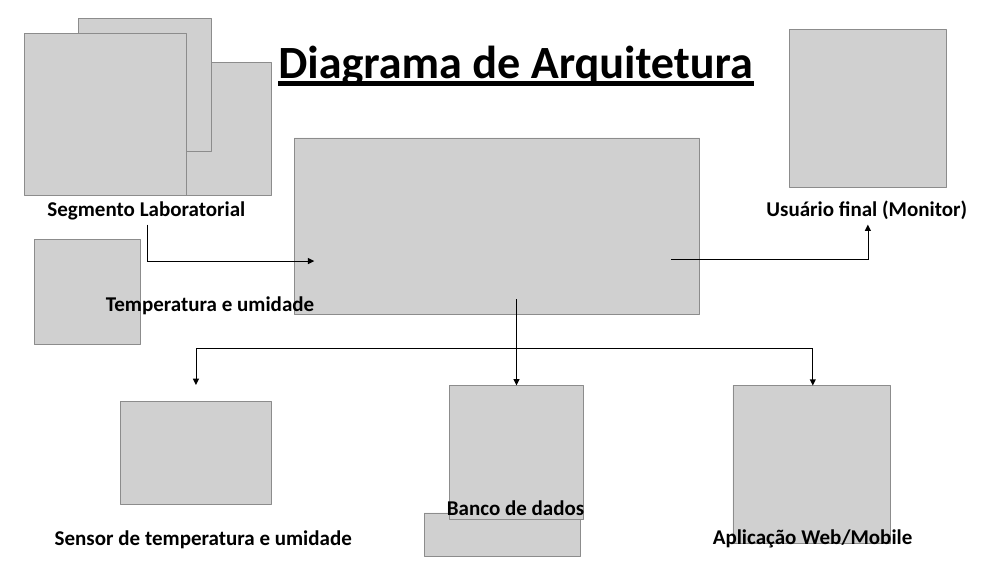
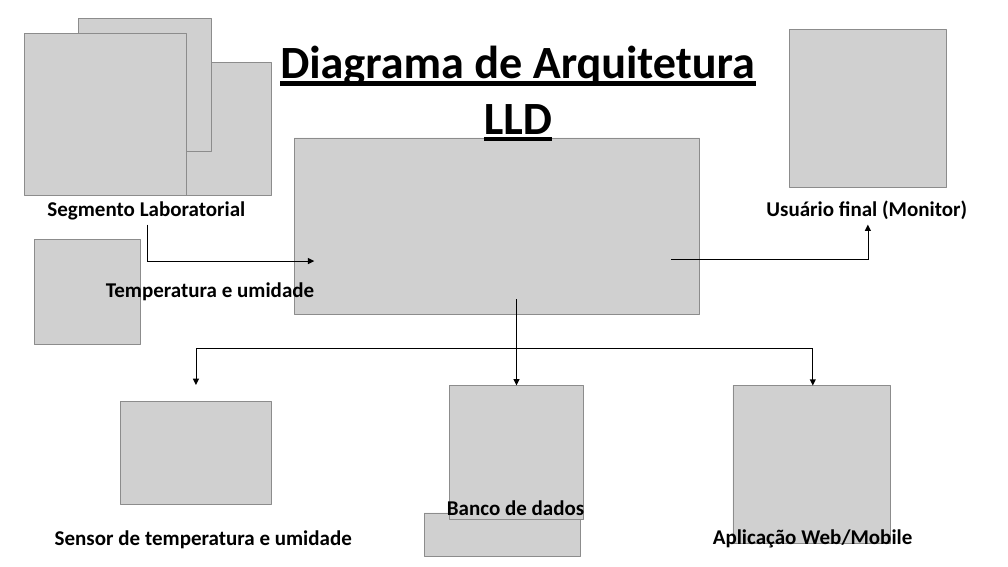
Before and after one commit to allantnunes/MonkeysHealthcare, a slide deck: slide 4 of Apresentação MonkeysTest.pptx. Drawn at 1008x567 pixels with LibreOffice and Linux fonts; fonts in the diff are those of the drawing; grey boxes stand for pictures. Boxes give left, top, right and bottom in pixels: in the first picture for what was removed or moved away, otherwise in the second. Text is boxed around its words. In the diff, an @@ line names an element or a change of style, - is before the commit and + after.

```diff
--- a/Apresentação MonkeysTest.pptx
+++ b/Apresentação MonkeysTest.pptx
@@ text at [280, 45, 755, 145]: text changed @@
-Diagrama de Arquitetura
+Diagrama de Arquitetura LLD
@@ text "Temperatura e umidade": place and size @@
-text "Temperatura e umidade" at [106, 294, 314, 318]
+text "Temperatura e umidade" at [106, 280, 314, 304]
```
Also in this commit, not shown: 3 other slides changed, 4 slides added, 10 other files.
